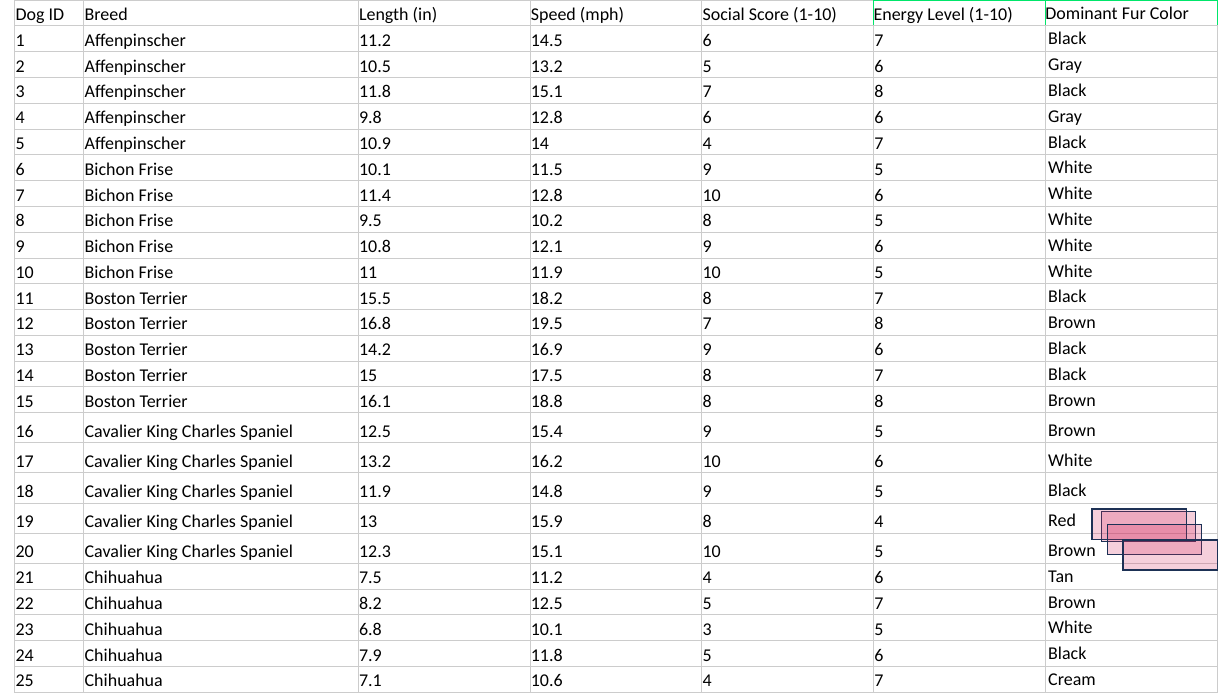
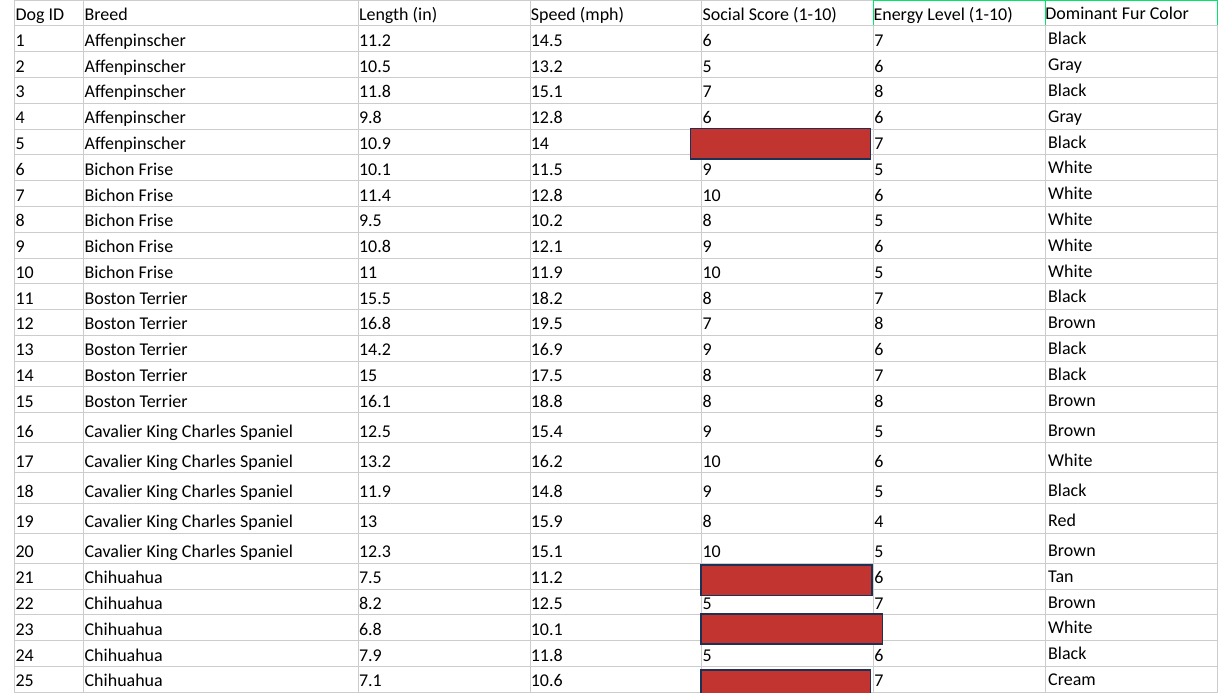
Before and after one commit to nwakim/BSTA_513_26S, a slide deck: slide 3 of docs/lessons/17_Missing_data/17_Activity_dogs.pptx (slide 4 before the commit). Drawn at 1232x693 pixels with LibreOffice and Linux fonts; fonts in the diff are those of the drawing. Boxes give left, top, right and bottom in pixels: in the first picture for what was removed or moved away, otherwise in the second. Text is boxed around its words. In the diff, an @@ line names an element or a change of style, - is before the commit and + after.

```diff
--- a/docs/lessons/17_Missing_data/17_Activity_dogs.pptx
+++ b/docs/lessons/17_Missing_data/17_Activity_dogs.pptx
@@ rectangle added at (690,128,871,159), fill #C2342F, outline #1E3256 1 pt @@
@@ rectangle removed at (1092,509,1187,540) @@
@@ rectangle removed at (1102,511,1196,542) @@
@@ rectangle removed at (1108,525,1202,555) @@
@@ rectangle added at (701,566,872,596), fill #C2342F, outline #1E3256 1 pt @@
@@ rectangle removed at (1123,540,1217,570) @@
@@ rectangle added at (701,614,884,644), fill #C2342F, outline #1E3256 1 pt @@
@@ rectangle added at (701,670,871,693), fill #C2342F, outline #1E3256 1 pt @@
```
Also in this commit, not shown: 1 other slide changed, 1 slide removed, 7 other files.
